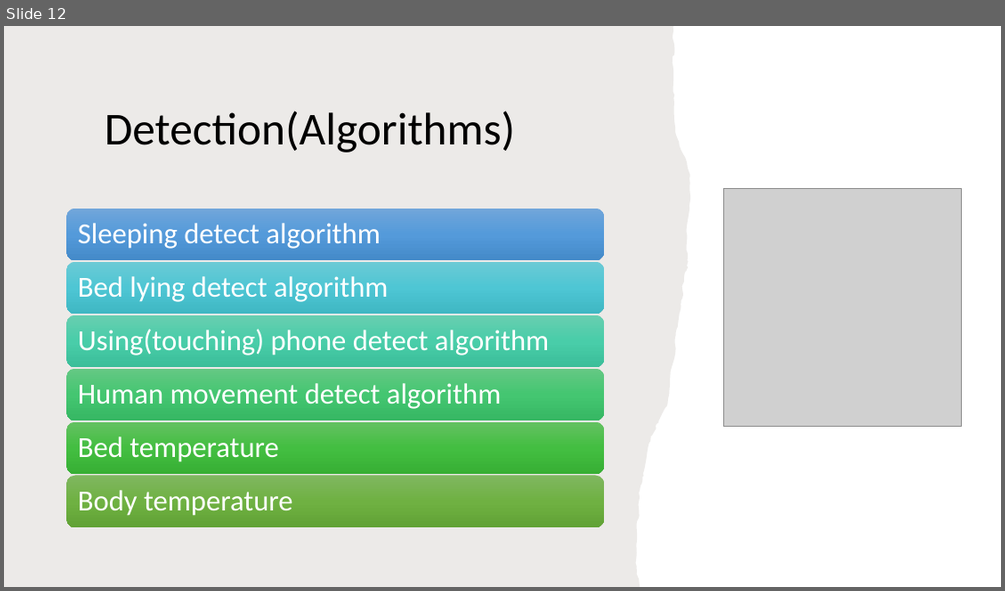
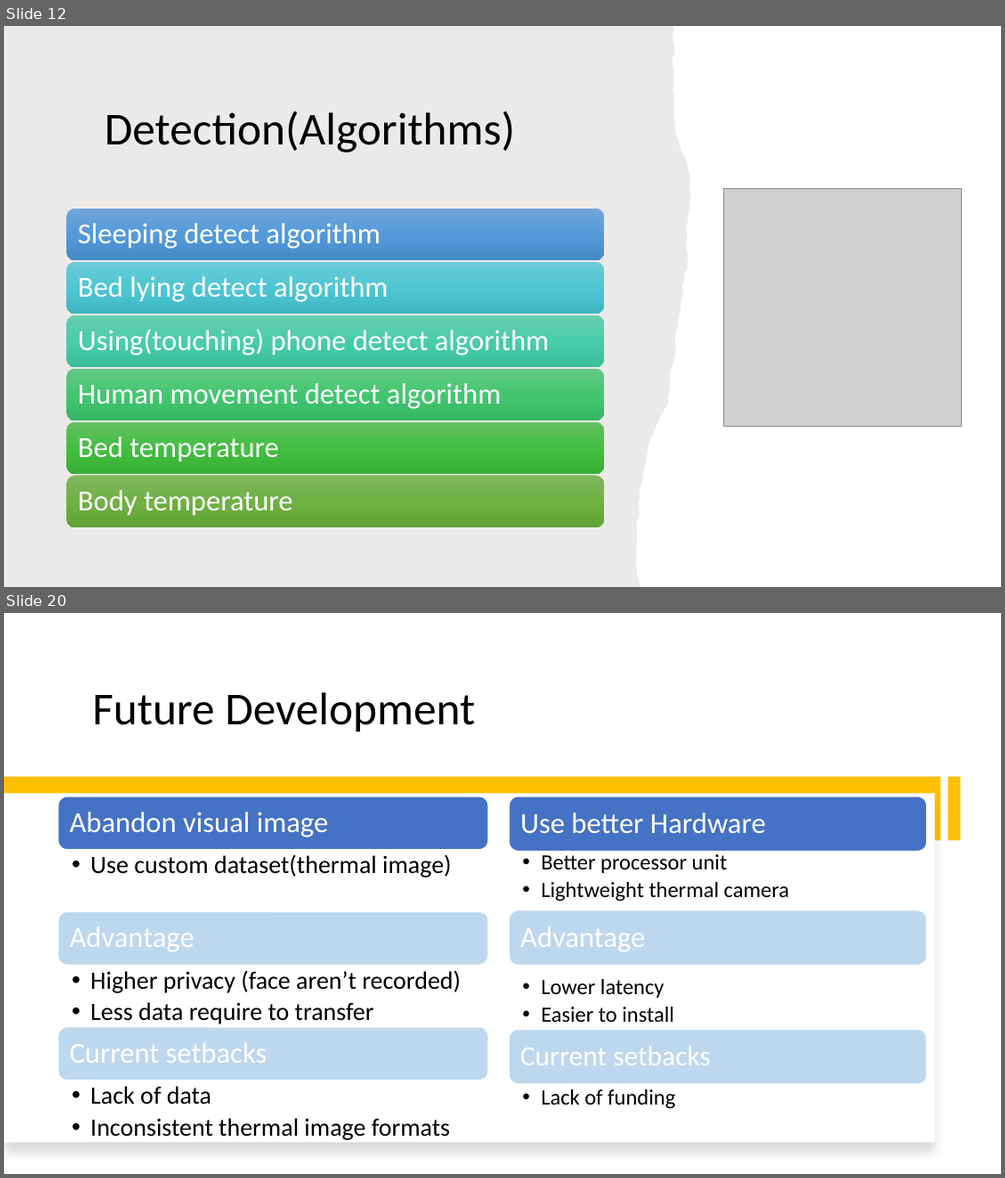
Before and after one commit to smarttommyau/aiot_bedroom, a slide deck: project_documents/P21_pitching_deck_AIoT Bedroom.pptx. Shown one above the other, each under a label of ours: slide 12 before the commit, slides 12 and 20 after it; the slides between them are not shown. The pictures are 1005x591 and 1005x1178 pixels, drawn with LibreOffice and Linux fonts; fonts in the diff are those of the drawing; grey boxes stand for pictures. Boxes give left, top, right and bottom in pixels: in the first picture for what was removed or moved away, otherwise in the second. Text is boxed around its words. In the diff, an @@ line names an element or a change of style, - is before the commit and + after.

```diff
--- a/project_documents/P21_pitching_deck_AIoT Bedroom.pptx
+++ b/project_documents/P21_pitching_deck_AIoT Bedroom.pptx
@@ slide 20 added at [4, 613, 1001, 1174], background #FFFFFF @@
@@ text added at [92, 692, 475, 732], 44 pt, text #000000 @@
+Future Development
@@ rectangle added at [4, 777, 941, 840], fill #FFC000 @@
@@ rectangle added at [4, 793, 935, 1143], fill #FFFFFF @@
@@ rectangle added at [947, 777, 961, 840], fill #FFC000 @@
@@ group added at [57, 796, 488, 1140]: 6 texts, 3 rounded rectangles @@
+Abandon visual image
+  • Use custom dataset(thermal image)
+Advantage
+  • Higher privacy (face aren’t recorded)
+  • Less data require to transfer
+Current setbacks
+  • Lack of data
+  • Inconsistent thermal image formats
@@ group added at [509, 796, 927, 1109]: 6 texts, 3 rounded rectangles @@
+Use better Hardware
+  • Better processor unit
+  • Lightweight thermal camera
+Advantage
+  • Lower latency
+  • Easier to install
+Current setbacks
+  • Lack of funding
```
Also in this commit, not shown: 8 slides changed, 12 other slides added.
